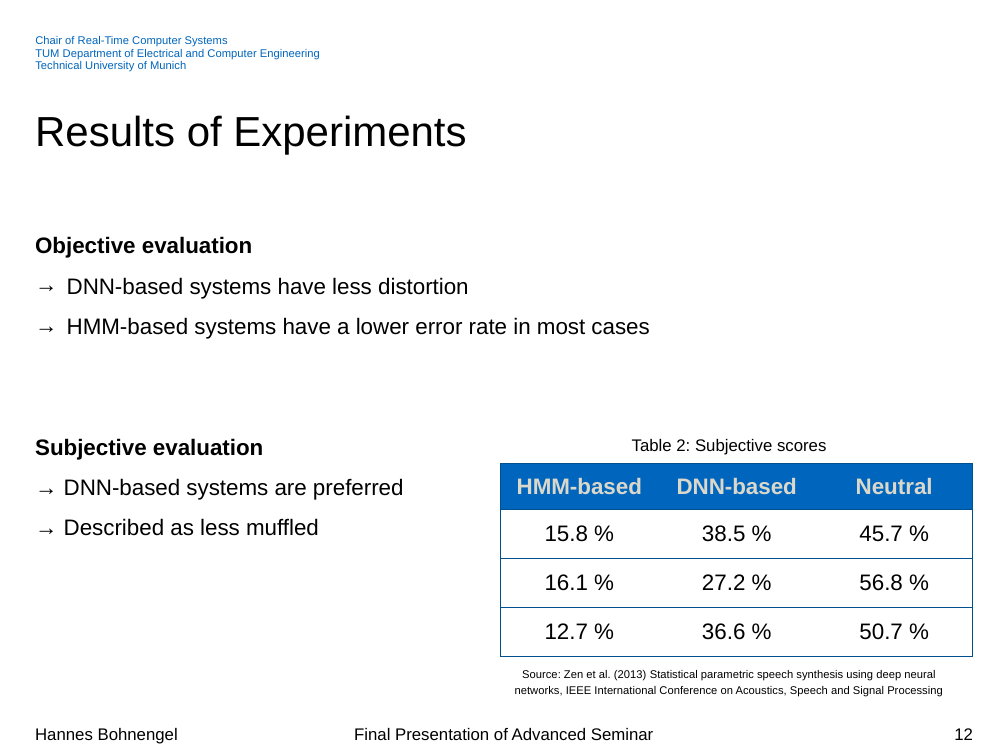
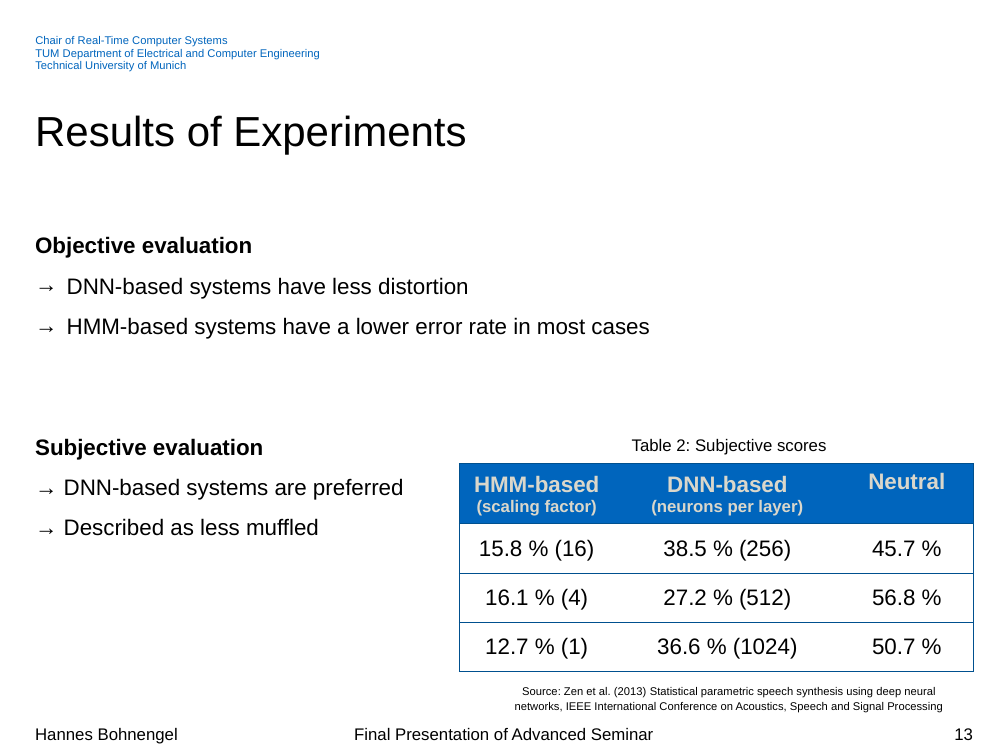
Before and after one commit to hannesb0/deeplearning, a slide deck: slide 13 of pres/Final_Presentation_V02.pptx (slide 12 before the commit). Drawn at 1008x756 pixels with LibreOffice and Linux fonts; fonts in the diff are those of the drawing; background and template pictures are left out. Boxes give left, top, right and bottom in pixels: in the first picture for what was removed or moved away, otherwise in the second. Text is boxed around its words. In the diff, an @@ line names an element or a change of style, - is before the commit and + after.

```diff
--- a/pres/Final_Presentation_V02.pptx
+++ b/pres/Final_Presentation_V02.pptx
@@ table at (460,464,974,675) @@
-row 1, column 1: HMM-based
+row 1, column 1: HMM-based / (scaling factor)
-row 1, column 2: DNN-based
+row 1, column 2: DNN-based / (neurons per layer)
-row 2, column 1: 15.8 %
+row 2, column 1: 15.8 % (16)
-row 2, column 2: 38.5 %
+row 2, column 2: 38.5 % (256)
-row 3, column 1: 16.1 %
+row 3, column 1: 16.1 % (4)
-row 3, column 2: 27.2 %
+row 3, column 2: 27.2 % (512)
-row 4, column 1: 12.7 %
+row 4, column 1: 12.7 % (1)
-row 4, column 2: 36.6 %
+row 4, column 2: 36.6 % (1024)
@@ table: place and size @@
-table at (501,464,973,656)
+table at (460,464,974,675)
@@ text "Source: Zen et al. (2013) ...": place and size @@
-text "Source: Zen et al. (2013) ..." at (515,670,943,696)
+text "Source: Zen et al. (2013) ..." at (515,687,943,713)
@@ page number at (954,728,973,740): text changed @@
-12
+13
```
Also in this commit, not shown: 5 other slides changed, 2 slides added, 1 slide removed, 4 other files.
